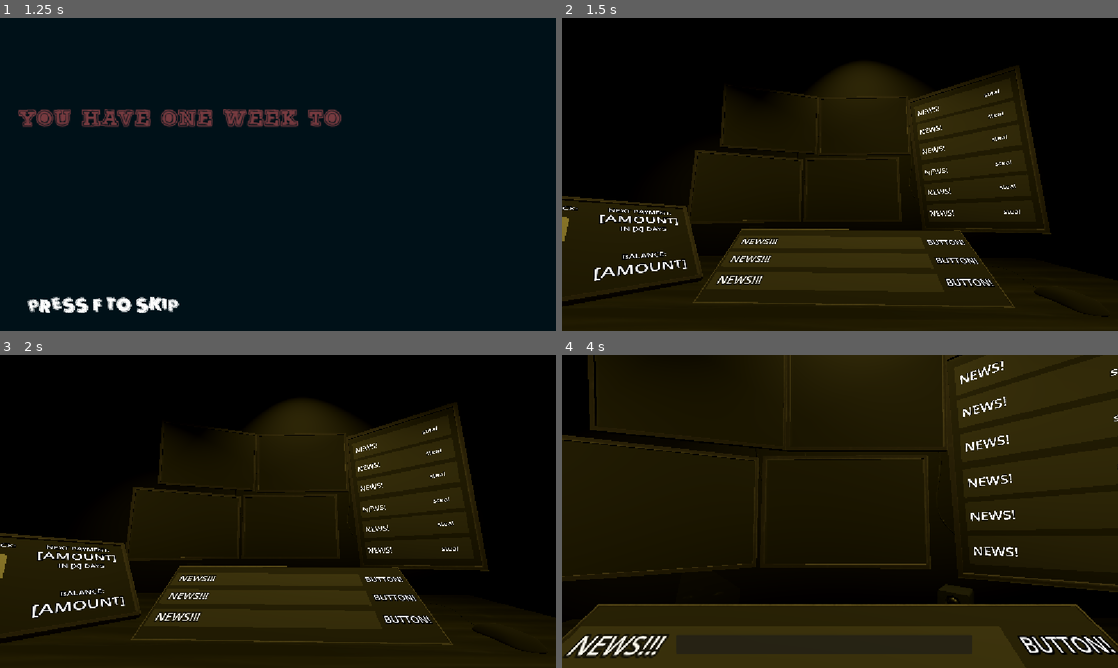
Above: before the commit, frames 1-4 (two rows, left to right).
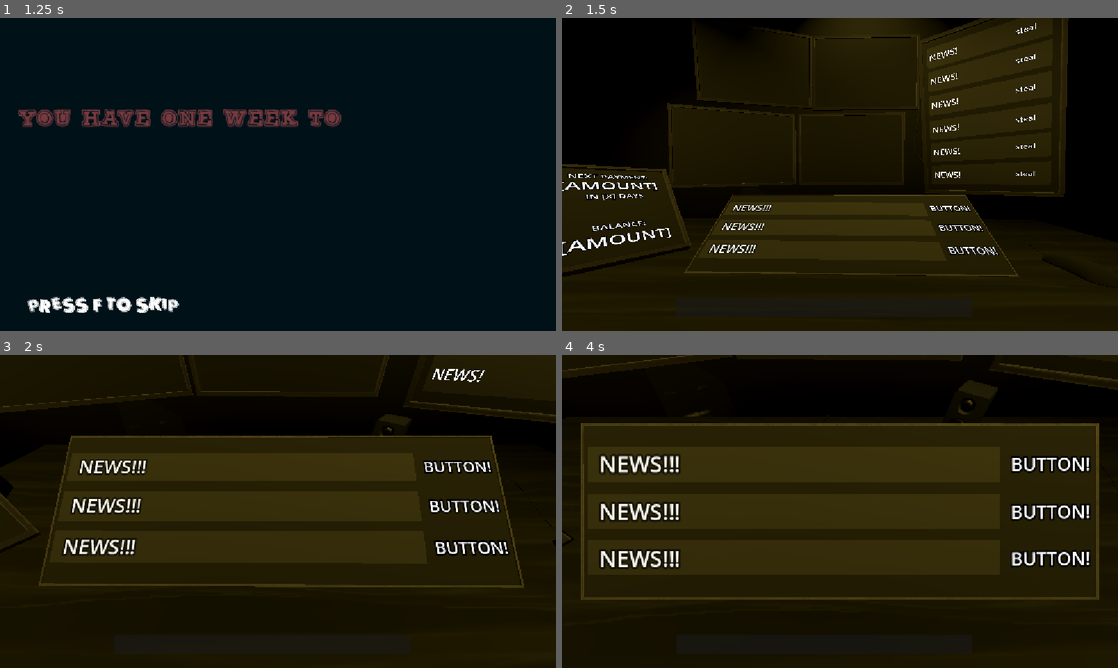
Above: after the commit, the same moments.

Repository: Lilly12568/Stockbouncer
Game: Godot game, scene res://mainmenu.tscn
Two runs of this game, one before a commit and one after it. Both use one fixed random seed, a clock stepped at 60 frames per second and the inputs below. Sound files missing from this copy of the repository are replaced by a short silence.
Inputs (mouse positions are in pixels of both pictures, inside the frame that each line leads up to):
- Up to frame 1 (1.25 s): click "START" at 0.5 s
- Up to frame 2 (1.5 s): tap F at 1.25 s; move the mouse to (812, 237) at 1.27 s; hold F from 1.28 s (still down); click (812, 237) at 1.42 s
- Up to frame 3 (2 s): keep holding F
- Up to frame 4 (4 s): move the mouse to (1006, 558) at 2.02 s; release F at 2.03 s; tap F at 2.1, 3.6 s; click (1006, 558) at 2.17 s; move the mouse to (673, 464) at 2.77 s; hold F 2.78-3.53 s; click (673, 464) at 2.92 s; tap Space at 3.5 s; move the mouse to (867, 511) at 3.52 s; click (867, 511) at 3.67 s

Frame 1 is identical in both runs. In frame 2, 27% of the frame differs, in the area x 0-100%, y 0-93%; in frame 3, 39%; in frame 4, 52%, in the area x 0-100%, y 0-100%.
Error before the commit: Parse Error: Cannot pass a value of type "int" as "String". (res://side_monitor.gd:40)

Commit message:
make main monitor zoomable

Diff:
--- a/Scenes/main.tscn
+++ b/Scenes/main.tscn
@@ -57,7 +57,7 @@
 transform = Transform3D(0.8797405, 0.074398525, -0.5515965, -0.10784443, 1.0349178, -0.032412756, 0.5460434, 0.084533244, 0.8822857, -1.3300515, 3.0161443, -1.7347894)
 
 [node name="MainMonitor" parent="." unique_id=1031749076 instance=ExtResource("5_cbgmd")]
-transform = Transform3D(0.39842045, 1.1670317e-08, -0.53294134, 0.53294134, -2.3295609e-08, 0.39842045, -1.1670316e-08, -0.6654062, -2.3295607e-08, -0.478275, 1.7580156, -0.015014768)
+transform = Transform3D(-3.818109e-08, -0.7812615, 0.5840615, -6.413626e-08, 0.5840616, 0.78126144, -0.9754472, 8.488133e-09, -4.3688495e-08, -0.478275, 1.7580156, -0.015014768)
 
 [node name="Player" type="MeshInstance3D" parent="." unique_id=2034706867]
 transform = Transform3D(1, 0, 0, 0, 1, 0, 0, 0, 1, 1.4180007, 0, 0.0012354851)
--- /dev/null
+++ b/Scenes/mainmonitor.gd
@@ -0,0 +1,23 @@
+extends Node3D
+
+@onready var interaction_area: Area3D = $MonitorCollider
+
+
+func _ready():
+	interaction_area.input_event.connect(_on_input_event)
+
+
+func _on_input_event(
+	camera: Node,
+	event: InputEvent,
+	event_position: Vector3,
+	normal: Vector3,
+	shape_idx: int
+):
+	if event is InputEventMouseButton:
+		if event.button_index == MOUSE_BUTTON_LEFT and event.pressed:
+
+			var player_camera = get_tree().get_first_node_in_group("player_camera")
+
+			if player_camera:
+				player_camera.LerpCamToPos(self)
--- a/Scenes/mainmonitor.tscn
+++ b/Scenes/mainmonitor.tscn
@@ -2,6 +2,7 @@
 
 [ext_resource type="ArrayMesh" uid="uid://dp64u681rdni6" path="res://Meshes/Monitors/InsiderTradingGame_Monitor_Large.fbx" id="1_quit7"]
 [ext_resource type="Material" uid="uid://c3gfbb47go130" path="res://Scripts/newsbackground.tres" id="2_cherd"]
+[ext_resource type="Script" uid="uid://cqwmoce2khnmj" path="res://Scenes/mainmonitor.gd" id="2_y1bdo"]
 
 [sub_resource type="PlaneMesh" id="PlaneMesh_y1bdo"]
 size = Vector2(0.255, 2.995)
@@ -9,74 +10,86 @@
 [sub_resource type="BoxShape3D" id="BoxShape3D_lfxu0"]
 size = Vector3(0.1796875, 0.10644531, 0.6265259)
 
-[node name="InsiderTradingGameMonitorLarge" type="MeshInstance3D" unique_id=1031749076]
-transform = Transform3D(0.6654062, 0, 0, 0, -2.908583e-08, 0.66540617, 0, -0.6654063, -2.908583e-08, 0, 0, 0)
+[sub_resource type="BoxShape3D" id="BoxShape3D_hjb8m"]
+size = Vector3(0.056396484, 3.6972656, 1.1845703)
+
+[node name="main_monitor" type="Node3D" unique_id=33937484]
+script = ExtResource("2_y1bdo")
+
+[node name="monitorMesh" type="MeshInstance3D" parent="." unique_id=1031749076]
+transform = Transform3D(-2.908583e-08, 0.6654063, 2.908583e-08, 0, -2.908583e-08, 0.66540617, 0.6654062, 2.9085832e-08, 1.2713821e-15, 0, 0, 0)
 mesh = ExtResource("1_quit7")
 
-[node name="NewsSelect1" type="Node3D" parent="." unique_id=735819726]
+[node name="NewsSelect1" type="Node3D" parent="monitorMesh" unique_id=735819726]
 
-[node name="Label3D" type="Label3D" parent="NewsSelect1" unique_id=556468946]
+[node name="Label3D" type="Label3D" parent="monitorMesh/NewsSelect1" unique_id=556468946]
 transform = Transform3D(5.339165e-15, 0, 1, 1, -8.742278e-08, -8.008747e-15, 8.742277e-08, 1, 2.6695815e-15, 0.035200585, -1.4404773, -6.296527e-08)
 text = "NEWS!!!"
 
-[node name="Label3D2" type="Label3D" parent="NewsSelect1" unique_id=526130615]
+[node name="Label3D2" type="Label3D" parent="monitorMesh/NewsSelect1" unique_id=526130615]
 transform = Transform3D(-0.0016790481, 0.0006329244, 0.82281554, 0.8228054, -0.004133033, 0.0016822114, 0.0041343197, 0.8228069, -0.00062446785, 0.035200585, 1.5163035, 6.62797e-08)
 text = "BUTTON!"
 
-[node name="MeshInstance3D" type="MeshInstance3D" parent="NewsSelect1" unique_id=1235761986]
+[node name="MeshInstance3D" type="MeshInstance3D" parent="monitorMesh/NewsSelect1" unique_id=1235761986]
 transform = Transform3D(-4.371139e-08, 1, 0, 4.371139e-08, 1.9106855e-15, -1, -1, -4.371139e-08, -4.3711385e-08, 0.022219976, -0.335461, -1.4663459e-08)
 mesh = SubResource("PlaneMesh_y1bdo")
 surface_material_override/0 = ExtResource("2_cherd")
 
-[node name="Area3D" type="Area3D" parent="NewsSelect1" unique_id=46797575]
+[node name="Area3D" type="Area3D" parent="monitorMesh/NewsSelect1" unique_id=46797575]
 transform = Transform3D(-4.371139e-08, 1, 0, 4.371139e-08, 1.9106855e-15, -1, -1, -4.371139e-08, -4.3711385e-08, 0.022219976, -0.335461, -1.4663458e-08)
 
-[node name="CollisionShape3D" type="CollisionShape3D" parent="NewsSelect1/Area3D" unique_id=508204715]
+[node name="CollisionShape3D" type="CollisionShape3D" parent="monitorMesh/NewsSelect1/Area3D" unique_id=508204715]
 transform = Transform3D(1, -1.2743169e-36, 0, -9.345272e-37, 1, 0, 6.5645053e-20, 3.91275e-27, 1, -9.992007e-16, 0.010742189, -1.8503114)
 shape = SubResource("BoxShape3D_lfxu0")
 
-[node name="NewsSelect2" type="Node3D" parent="." unique_id=265516285]
+[node name="NewsSelect2" type="Node3D" parent="monitorMesh" unique_id=265516285]
 transform = Transform3D(1, 0, 0, 0, 1, 0, 0, 0, 1, 0, -1.5030375e-08, 0.34385493)
 
-[node name="Label3D" type="Label3D" parent="NewsSelect2" unique_id=32324576]
+[node name="Label3D" type="Label3D" parent="monitorMesh/NewsSelect2" unique_id=32324576]
 transform = Transform3D(5.339165e-15, 0, 1, 1, -8.742278e-08, -8.008747e-15, 8.742277e-08, 1, 2.6695815e-15, 0.035200585, -1.4404773, -6.296527e-08)
 text = "NEWS!!!"
 
-[node name="Label3D2" type="Label3D" parent="NewsSelect2" unique_id=810820425]
+[node name="Label3D2" type="Label3D" parent="monitorMesh/NewsSelect2" unique_id=810820425]
 transform = Transform3D(-0.0016790481, 0.0006329244, 0.82281554, 0.8228054, -0.004133033, 0.0016822114, 0.0041343197, 0.8228069, -0.00062446785, 0.035200585, 1.5163035, 6.62797e-08)
 text = "BUTTON!"
 
-[node name="MeshInstance3D" type="MeshInstance3D" parent="NewsSelect2" unique_id=827212315]
+[node name="MeshInstance3D" type="MeshInstance3D" parent="monitorMesh/NewsSelect2" unique_id=827212315]
 transform = Transform3D(-4.371139e-08, 1, 0, 4.371139e-08, 1.9106855e-15, -1, -1, -4.371139e-08, -4.3711385e-08, 0.022219976, -0.335461, -1.4663459e-08)
 mesh = SubResource("PlaneMesh_y1bdo")
 surface_material_override/0 = ExtResource("2_cherd")
 
-[node name="Area3D" type="Area3D" parent="NewsSelect2" unique_id=1570435253]
+[node name="Area3D" type="Area3D" parent="monitorMesh/NewsSelect2" unique_id=1570435253]
 transform = Transform3D(-4.371139e-08, 1, 0, 4.371139e-08, 1.9106855e-15, -1, -1, -4.371139e-08, -4.3711385e-08, 0.022219976, -0.335461, -1.4663458e-08)
 
-[node name="CollisionShape3D" type="CollisionShape3D" parent="NewsSelect2/Area3D" unique_id=2105385753]
+[node name="CollisionShape3D" type="CollisionShape3D" parent="monitorMesh/NewsSelect2/Area3D" unique_id=2105385753]
 transform = Transform3D(1, -1.2743169e-36, 0, -9.345272e-37, 1, 0, 6.5645053e-20, 3.91275e-27, 1, -9.992007e-16, 0.010742189, -1.8503114)
 shape = SubResource("BoxShape3D_lfxu0")
 
-[node name="NewsSelect3" type="Node3D" parent="." unique_id=1028560925]
+[node name="NewsSelect3" type="Node3D" parent="monitorMesh" unique_id=1028560925]
 transform = Transform3D(1, 0, 0, 0, 1, 0, 0, 0, 1, 0, 1.4713138e-08, -0.3365974)
 
-[node name="Label3D" type="Label3D" parent="NewsSelect3" unique_id=532448516]
+[node name="Label3D" type="Label3D" parent="monitorMesh/NewsSelect3" unique_id=532448516]
 transform = Transform3D(5.339165e-15, 0, 1, 1, -8.742278e-08, -8.008747e-15, 8.742277e-08, 1, 2.6695815e-15, 0.035200585, -1.4404773, -6.296527e-08)
 text = "NEWS!!!"
 
-[node name="Label3D2" type="Label3D" parent="NewsSelect3" unique_id=2046531116]
+[node name="Label3D2" type="Label3D" parent="monitorMesh/NewsSelect3" unique_id=2046531116]
 transform = Transform3D(-0.0016790481, 0.0006329244, 0.82281554, 0.8228054, -0.004133033, 0.0016822114, 0.0041343197, 0.8228069, -0.00062446785, 0.035200585, 1.5163035, 6.62797e-08)
 text = "BUTTON!"
 
-[node name="MeshInstance3D" type="MeshInstance3D" parent="NewsSelect3" unique_id=1545386978]
+[node name="MeshInstance3D" type="MeshInstance3D" parent="monitorMesh/NewsSelect3" unique_id=1545386978]
 transform = Transform3D(-4.371139e-08, 1, 0, 4.371139e-08, 1.9106855e-15, -1, -1, -4.371139e-08, -4.3711385e-08, 0.022219976, -0.335461, -1.4663459e-08)
 mesh = SubResource("PlaneMesh_y1bdo")
 surface_material_override/0 = ExtResource("2_cherd")
 
-[node name="Area3D" type="Area3D" parent="NewsSelect3" unique_id=1409910985]
+[node name="Area3D" type="Area3D" parent="monitorMesh/NewsSelect3" unique_id=1409910985]
 transform = Transform3D(-4.371139e-08, 1, 0, 4.371139e-08, 1.9106855e-15, -1, -1, -4.371139e-08, -4.3711385e-08, 0.022219976, -0.335461, -1.4663458e-08)
 
-[node name="CollisionShape3D" type="CollisionShape3D" parent="NewsSelect3/Area3D" unique_id=1247289840]
+[node name="CollisionShape3D" type="CollisionShape3D" parent="monitorMesh/NewsSelect3/Area3D" unique_id=1247289840]
 transform = Transform3D(1, -1.2743169e-36, 0, -9.345272e-37, 1, 0, 6.5645053e-20, 3.91275e-27, 1, -9.992007e-16, 0.010742189, -1.8503114)
 shape = SubResource("BoxShape3D_lfxu0")
+
+[node name="MonitorCollider" type="Area3D" parent="." unique_id=1556272445]
+transform = Transform3D(-2.908583e-08, 0.6654063, 2.908583e-08, 0, -2.908583e-08, 0.66540617, 0.6654062, 2.9085832e-08, 1.2713821e-15, 0, 0, 0)
+
+[node name="CollisionShape3D" type="CollisionShape3D" parent="MonitorCollider" unique_id=1027426873]
+shape = SubResource("BoxShape3D_hjb8m")
--- a/side_monitor.gd
+++ b/side_monitor.gd
@@ -21,21 +21,3 @@
 
 			if player_camera:
 				player_camera.LerpCamToPos(self)
-
-func _process(delta: float) -> void:
-	$"Quota days".text = "IN " + str(Variables.days) + " DAYS"
-	$"Price".text = str(Variables.price)
-	$"Quota".text = str(Variables.quota)
-	$"Balance".text = str(Variables.money)
-
-func _on_buy_push(camera: Node, event: InputEvent, event_position: Vector3, normal: Vector3, shape_idx: int) -> void:
-	if event is InputEventMouseButton:
-		if event.button_index == MOUSE_BUTTON_LEFT and event.pressed:
-			$"?".visible = false
-			$Code.visible = true
-			$Company.visible = true
-			$Icon.visible = true
-			var stck = Variables.random_path()
-			$Icon.text = stck[2][0]
-			$Code.text = stck[2].lstrip(1)
-			$Company.text = stck[1]
Not shown, added: Scenes/mainmonitor.gd.uid
